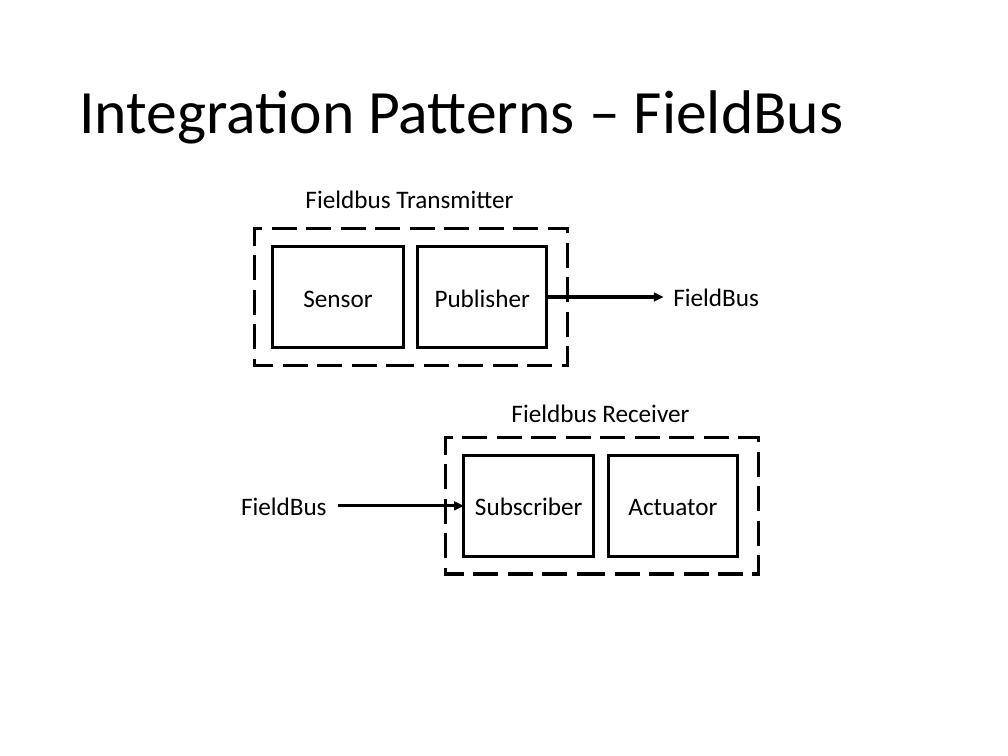
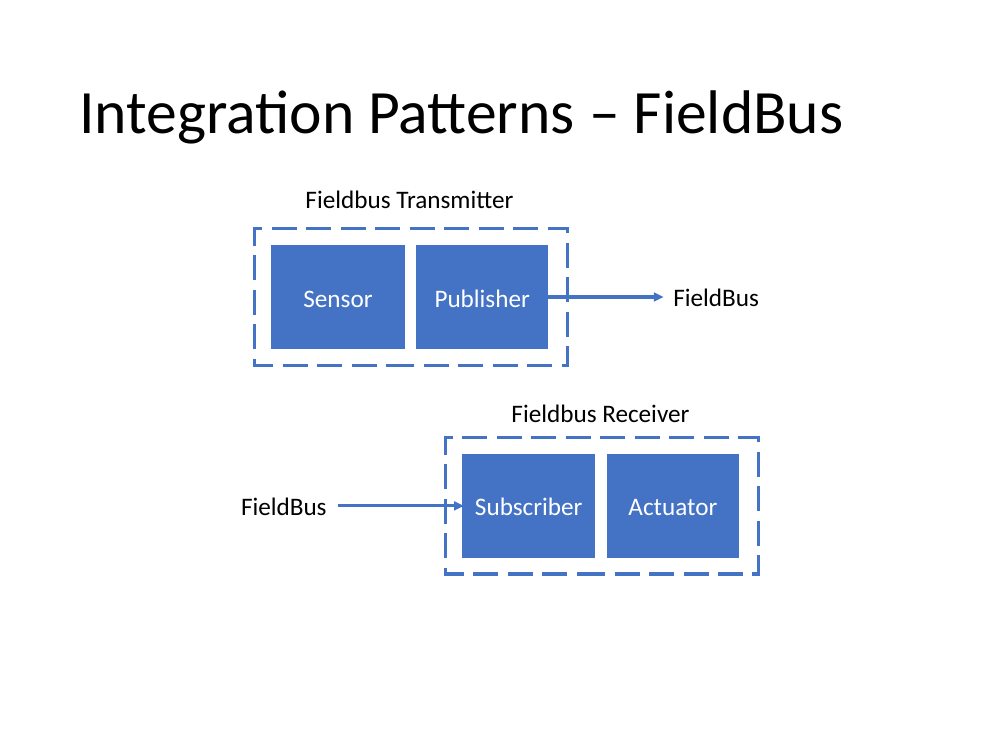
Before and after one commit to mjkoster/onefb-ide, a slide deck: slide 13 of documents/IotForIndustrialControls.pptx. Drawn at 1008x756 pixels with LibreOffice and Linux fonts; fonts in the diff are those of the drawing. Boxes give left, top, right and bottom in pixels: in the first picture for what was removed or moved away, otherwise in the second. Text is boxed around its words. In the diff, an @@ line names an element or a change of style, - is before the commit and + after.

Commit message:
Cosmetic update
Color on integration slides

```diff
--- a/documents/IotForIndustrialControls.pptx
+++ b/documents/IotForIndustrialControls.pptx
@@ rectangle at <box>254,229,568,365</box>: outline #000000 2.25 pt dashed to #4472C4 2.25 pt dashed @@
@@ arrow (546, 297) - (663, 297): stroke #000000 2.25 pt to #4472C4 2.25 pt @@
@@ rectangle at <box>446,437,759,574</box>: outline #000000 2.25 pt dashed to #4472C4 2.25 pt dashed @@
@@ text colour #000000 to #FFFFFF; fill none to #4472C4; outline #000000 2.25 pt to #4472C4 2.25 pt in 4 elements at <box>273,247,403,348</box>, <box>418,247,547,348</box>, <box>464,456,594,556</box>, <box>609,456,738,556</box> @@
@@ arrow (339, 506) - (464, 506): stroke #000000 2.25 pt to #4472C4 2.25 pt @@
```
Also in this commit, not shown: 3 other slides changed, 1 other file.
